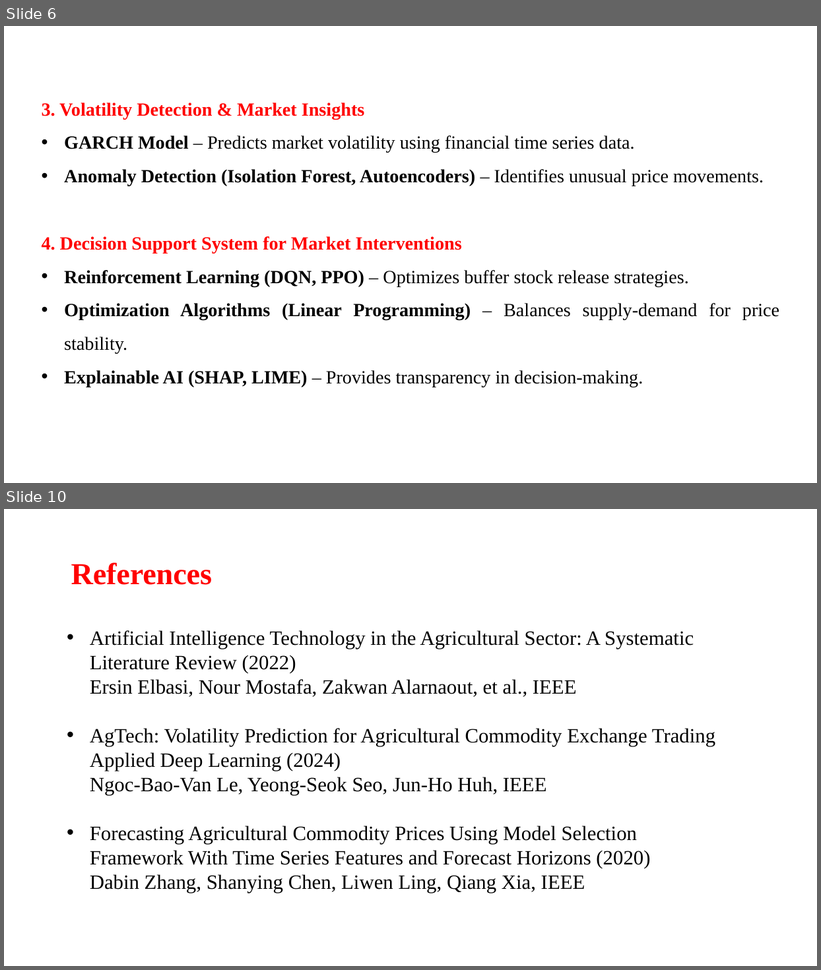
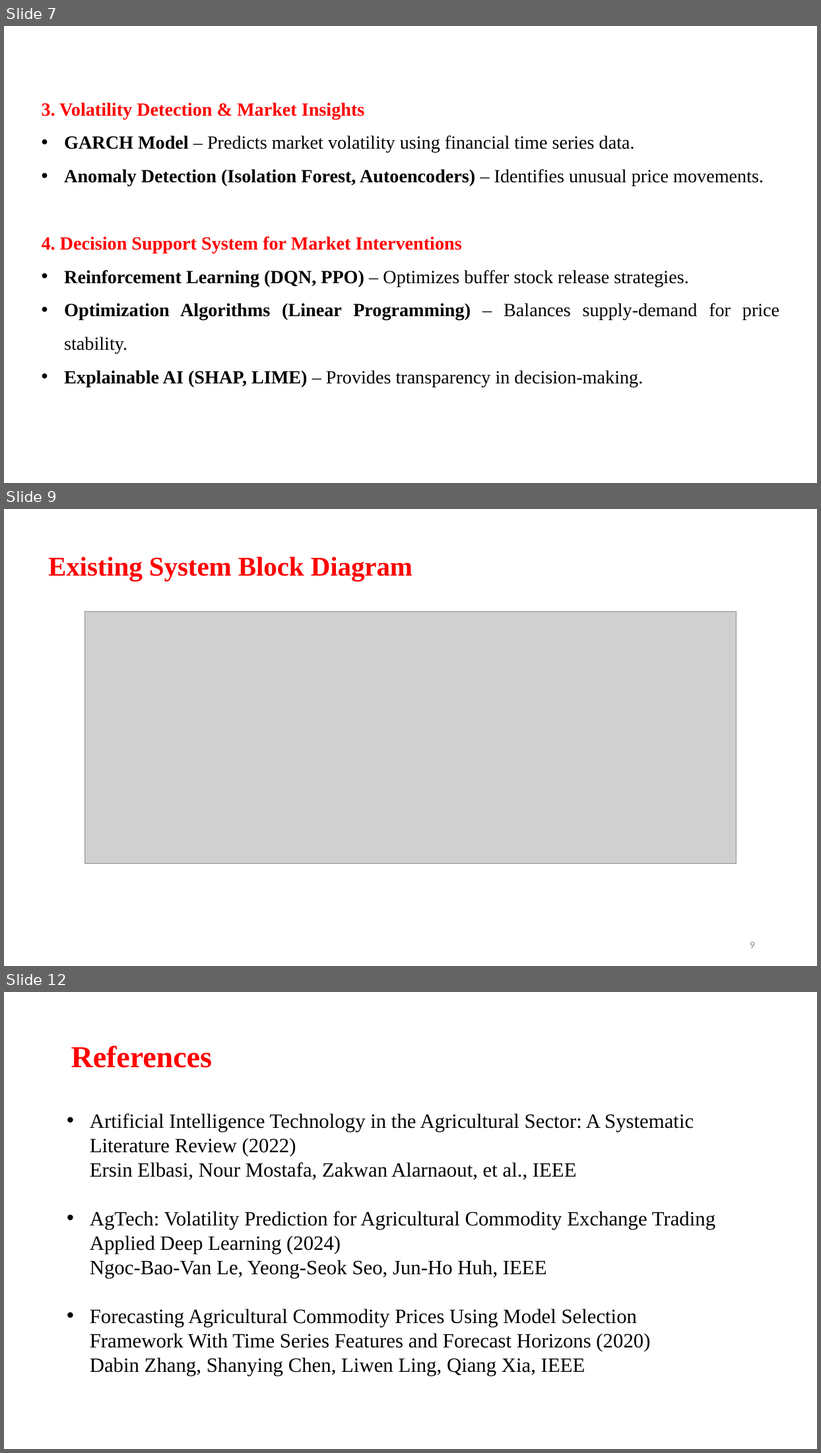
Before and after one commit to Aashif786/Price-Prediction-Model-for-Agricultural-Products, a slide deck: ppts/1.pptx. Shown one above the other, each under a label of ours: slides 6 and 10 before the commit, slides 7, 9 and 12 after it; the slides between them are not shown. The pictures are 821x970 and 821x1453 pixels, drawn with LibreOffice and Linux fonts; fonts in the diff are those of the drawing; grey boxes stand for pictures; background and template pictures are left out. Boxes give left, top, right and bottom in pixels: in the first picture for what was removed or moved away, otherwise in the second. Text is boxed around its words. In the diff, an @@ line names an element or a change of style, - is before the commit and + after.

```diff
--- a/ppts/1.pptx
+++ b/ppts/1.pptx
@@ slide 9 added at bbox=[4, 509, 817, 966], background picture (left out) @@
@@ text added at bbox=[48, 557, 413, 581], 32 pt, text #FF0000, bold @@
+Existing System Block Diagram
@@ picture added at bbox=[85, 612, 737, 863] @@
@@ page number added at bbox=[750, 942, 755, 949], 12 pt, text #8C8C8C @@
+9
@@ what was slide 6 is now slide 7 @@
@@ what was slide 10 is now slide 12 @@
```
Also in this commit, not shown: 3 slides changed, 1 other slide added.
